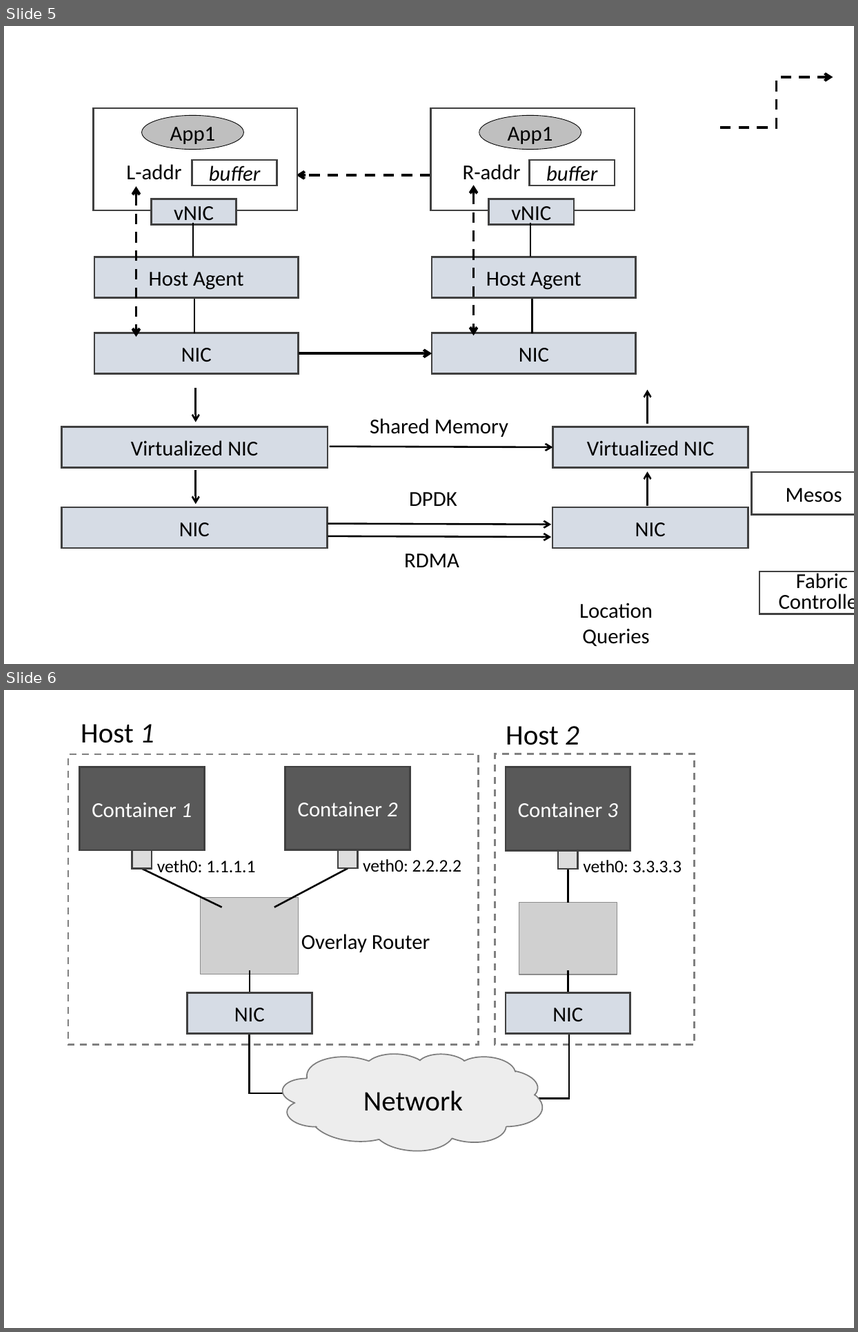
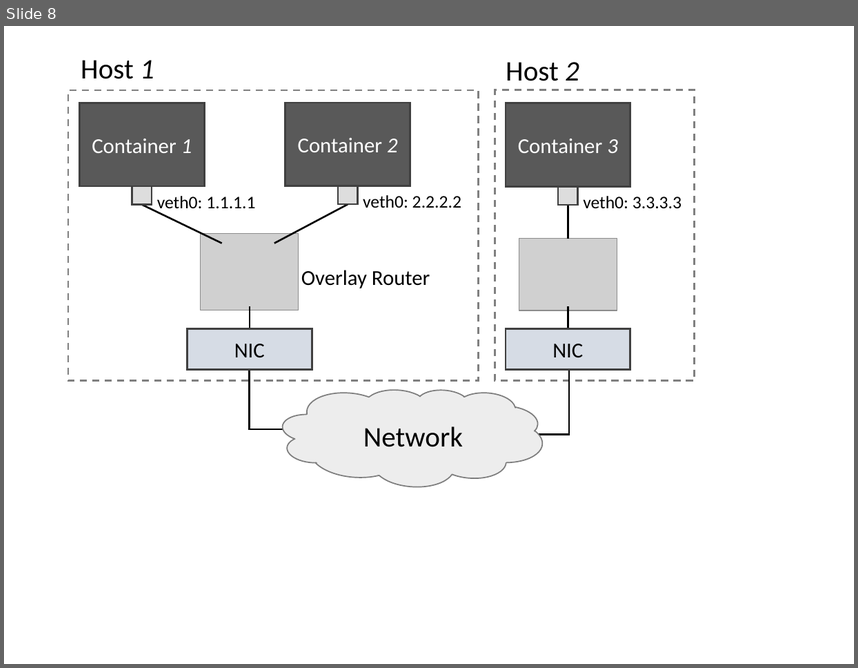
Before and after one commit to lampson0505/freeflow-hotnets16, a slide deck: figures/figures.pptx. Shown one above the other, each under a label of ours: slides 5 and 6 before the commit, slide 8 after it. The pictures are 858x1332 and 858x668 pixels, drawn with LibreOffice and Linux fonts; fonts in the diff are those of the drawing; grey boxes stand for pictures. Boxes give left, top, right and bottom in pixels: in the first picture for what was removed or moved away, otherwise in the second. Text is boxed around its words. In the diff, an @@ line names an element or a change of style, - is before the commit and + after.

```diff
--- a/figures/figures.pptx
+++ b/figures/figures.pptx
@@ slide 5 removed at box(4, 26, 854, 664), background #FFFFFF @@
@@ elbow arrow removed from (720, 127) to (833, 77) @@
@@ double arrow removed from (136, 186) to (136, 336) @@
@@ arrow removed from (430, 175) to (297, 175) @@
@@ double arrow removed from (473, 185) to (473, 335) @@
@@ group removed at box(93, 109, 298, 374): 5 rectangles, 2 lines, 1 ellipse, 1 text @@
-vNIC
-Host Agent
-App1
-buffer
-L-addr
-NIC
@@ group removed at box(430, 109, 635, 374): 5 rectangles, 2 lines, 1 ellipse, 1 text @@
-vNIC
-Host Agent
-App1
-buffer
-R-addr
-NIC
@@ arrow removed from (298, 353) to (432, 353) @@
@@ arrow removed from (195, 388) to (195, 422) @@
@@ arrow removed from (648, 424) to (648, 390) @@
@@ text removed at box(370, 418, 508, 437) @@
-Shared Memory
@@ rectangle removed at box(62, 426, 328, 467) @@
-Virtualized NIC
@@ rectangle removed at box(553, 426, 749, 467) @@
-Virtualized NIC
@@ arrow removed from (330, 446) to (553, 447) @@
@@ arrow removed from (195, 470) to (195, 503) @@
@@ arrow removed from (648, 506) to (648, 472) @@
@@ rectangle removed at box(751, 472, 854, 514) @@
-Mesos
@@ text removed at box(409, 492, 457, 506) @@
-DPDK
@@ rectangle removed at box(62, 507, 328, 548) @@
-NIC
@@ rectangle removed at box(553, 507, 748, 548) @@
-NIC
@@ arrow removed from (328, 523) to (551, 524) @@
@@ arrow removed from (328, 536) to (551, 537) @@
@@ text removed at box(404, 553, 459, 567) @@
-RDMA
@@ rectangle removed at box(760, 571, 854, 613) @@
-Fabric Controller
@@ text removed at box(579, 602, 653, 646) @@
-Location Queries
@@ what was slide 6 is now slide 8 @@
```
Also in this commit, not shown: 4 slides changed, 3 slides added, 4 other files.
